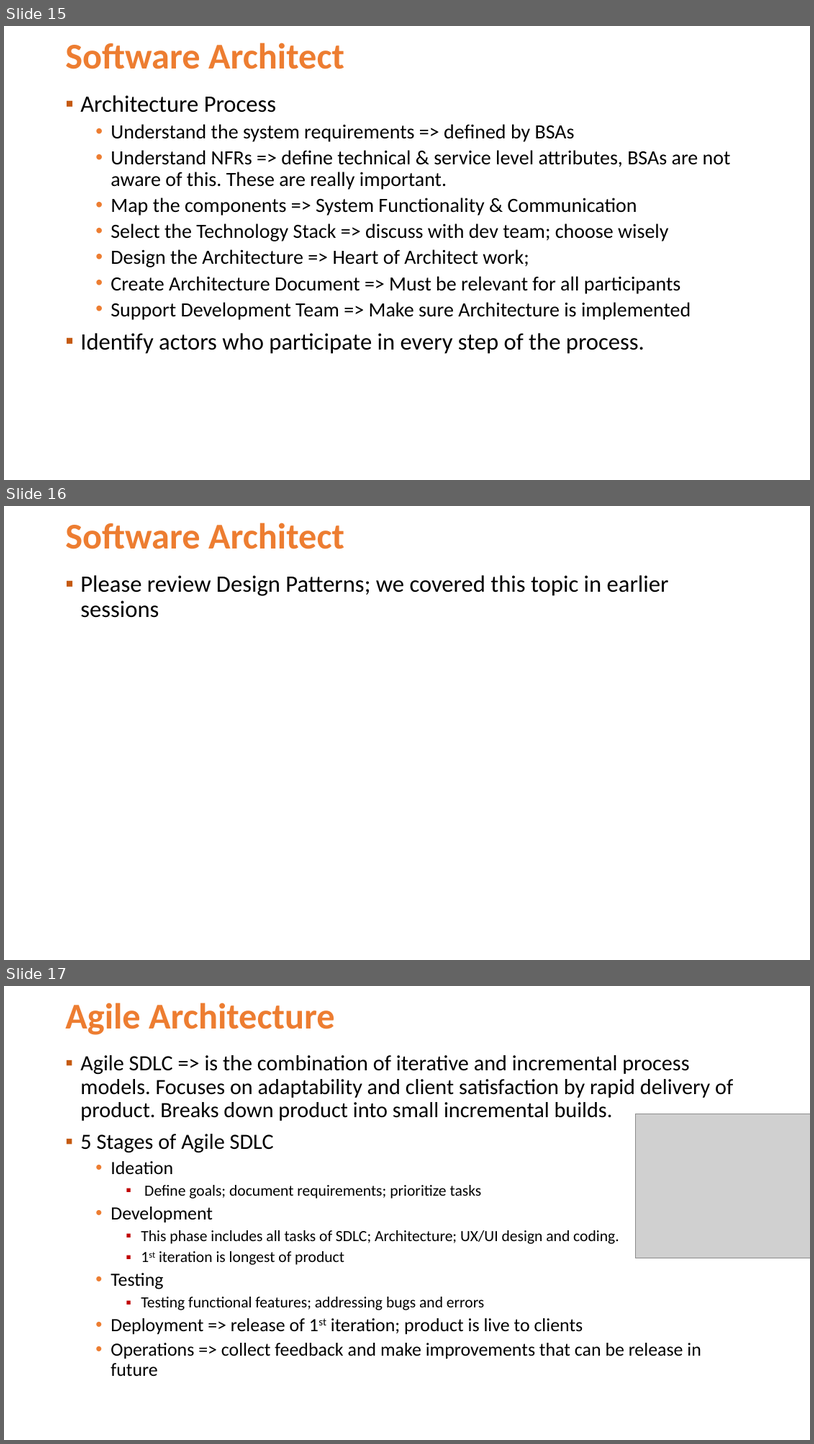
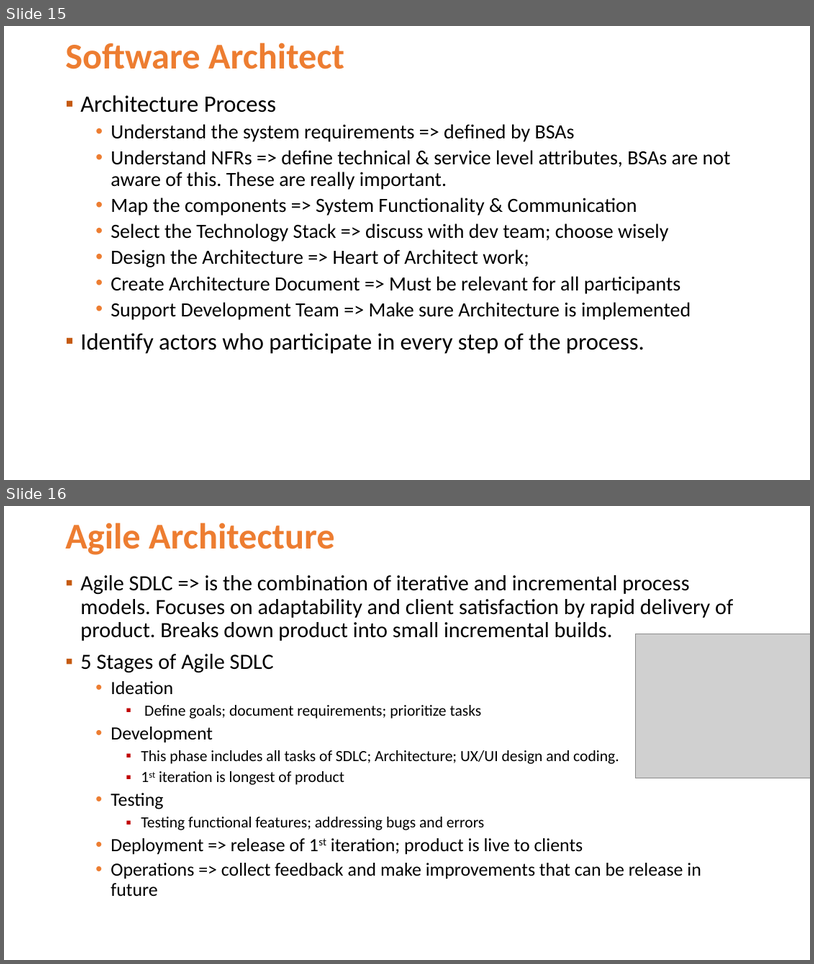
Before and after one commit to Jucer74/SoftwareArchitecture, a slide deck: Clases/01-Fundamentals/SoftwareArchitecture-01-Fundamentals.pptx. Shown one above the other, each under a label of ours: slides 15, 16 and 17 before the commit, slides 15 and 16 after it. The pictures are 814x1444 and 814x964 pixels, drawn with LibreOffice and Linux fonts; fonts in the diff are those of the drawing; grey boxes stand for pictures; background and template pictures are left out. Boxes give left, top, right and bottom in pixels: in the first picture for what was removed or moved away, otherwise in the second. Text is boxed around its words. In the diff, an @@ line names an element or a change of style, - is before the commit and + after.

Commit message:
update

```diff
--- a/Clases/01-Fundamentals/SoftwareArchitecture-01-Fundamentals.pptx
+++ b/Clases/01-Fundamentals/SoftwareArchitecture-01-Fundamentals.pptx
@@ slide 16 removed at bbox=[4, 506, 810, 960], background #FFFFFF @@
@@ title removed at bbox=[65, 523, 345, 549] @@
-Software Architect
@@ text removed at bbox=[80, 575, 669, 618] @@
-▪ Please review Design Patterns; we covered this topic in earlier sessions
@@ what was slide 17 is now slide 16 @@
```
